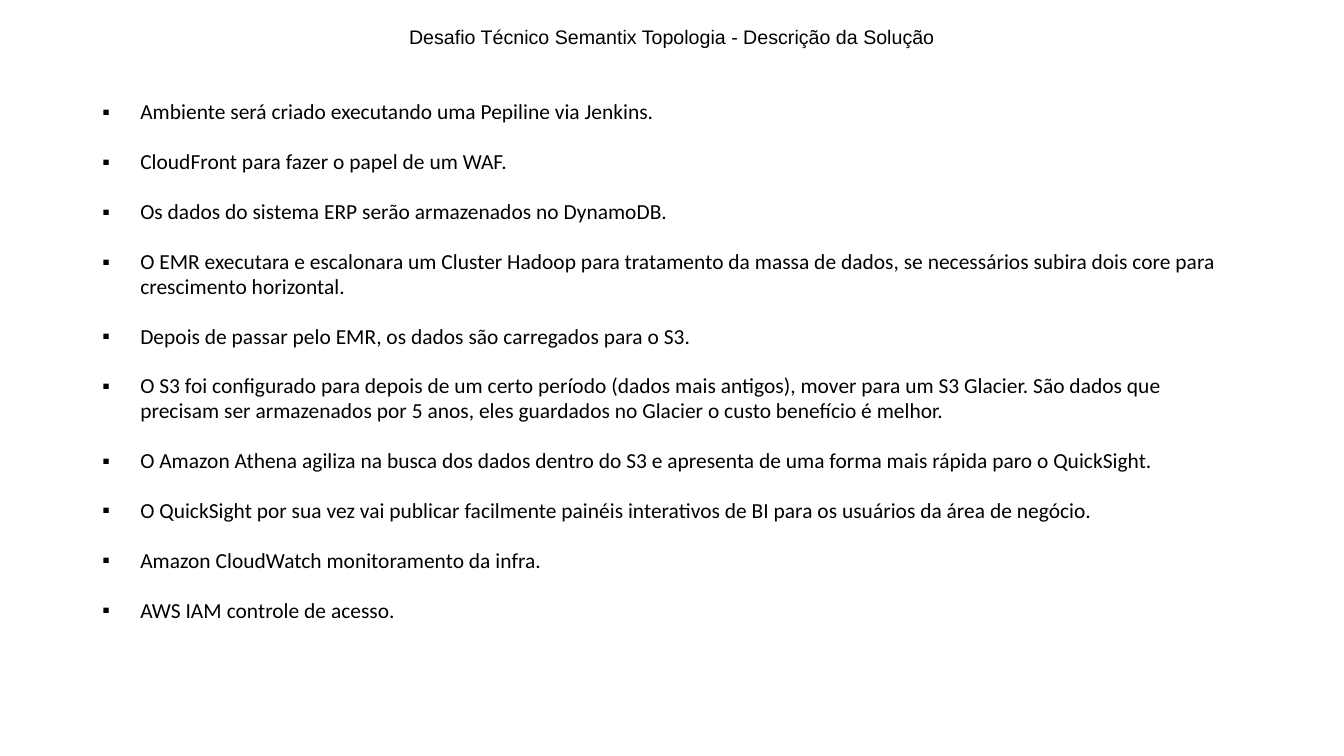
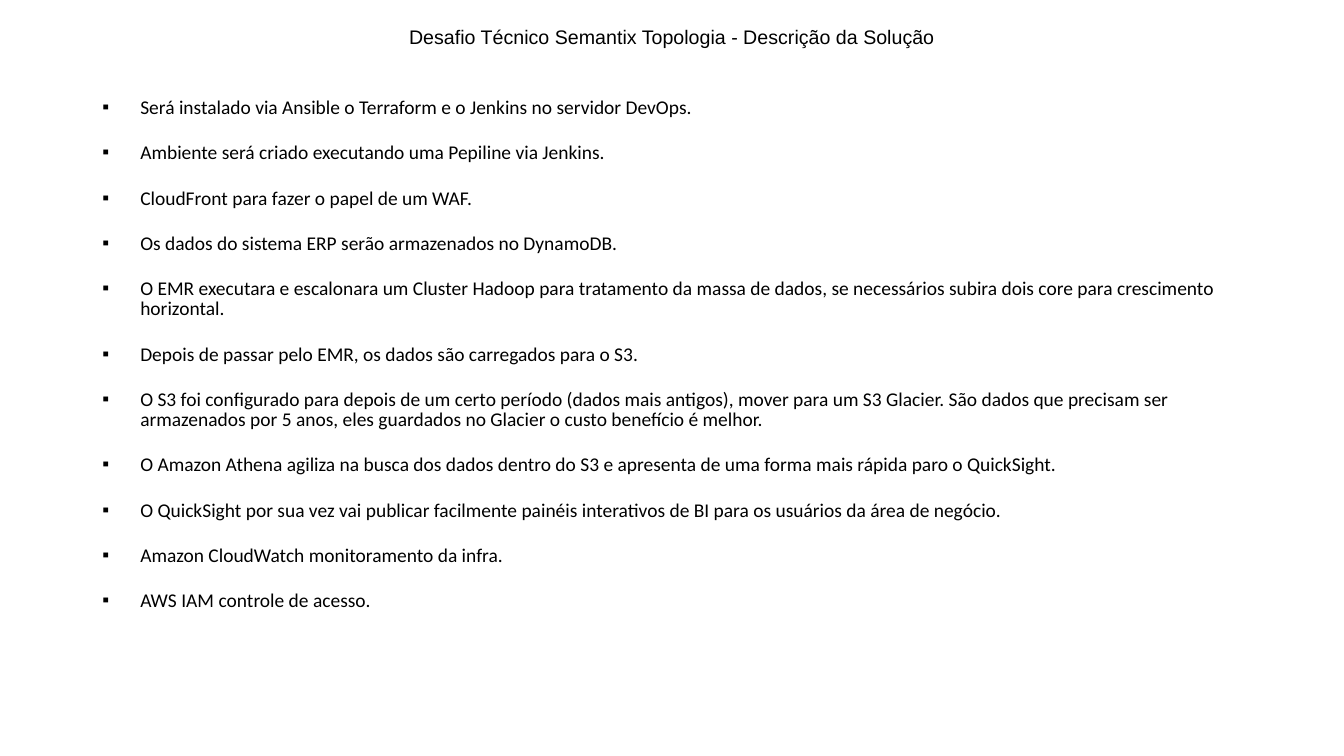
Before and after one commit to SergioMarques19/Desafio-T-cnico-Semantix, a slide deck: slide 2 of Desafio Técnico Arquiteto de Soluções.pptx. Drawn at 1344x756 pixels with LibreOffice and Linux fonts; fonts in the diff are those of the drawing. Boxes give left, top, right and bottom in pixels: in the first picture for what was removed or moved away, otherwise in the second. Text is boxed around its words. In the diff, an @@ line names an element or a change of style, - is before the commit and + after.

Commit message:
Alteração de arquivo

```diff
--- a/Desafio Técnico Arquiteto de Soluções.pptx
+++ b/Desafio Técnico Arquiteto de Soluções.pptx
@@ text at [140, 100, 692, 117]: paragraph added @@
+▪ Será instalado via Ansible o Terraform e o Jenkins no servidor DevOps.
@@ text at [140, 145, 1214, 607]: size 15.3 to 13.9 pt; line spacing 0.96 to 0.86 @@
```
